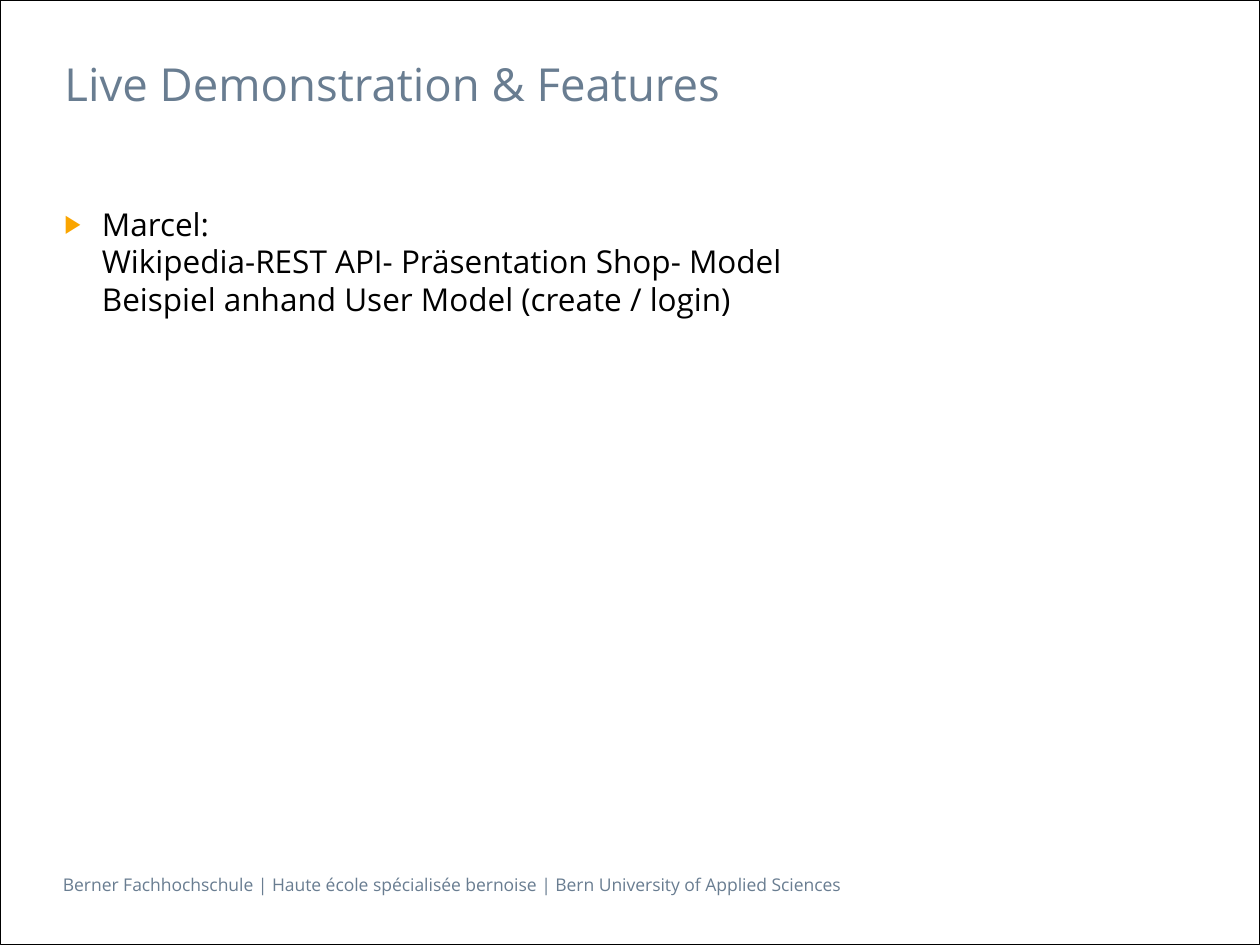
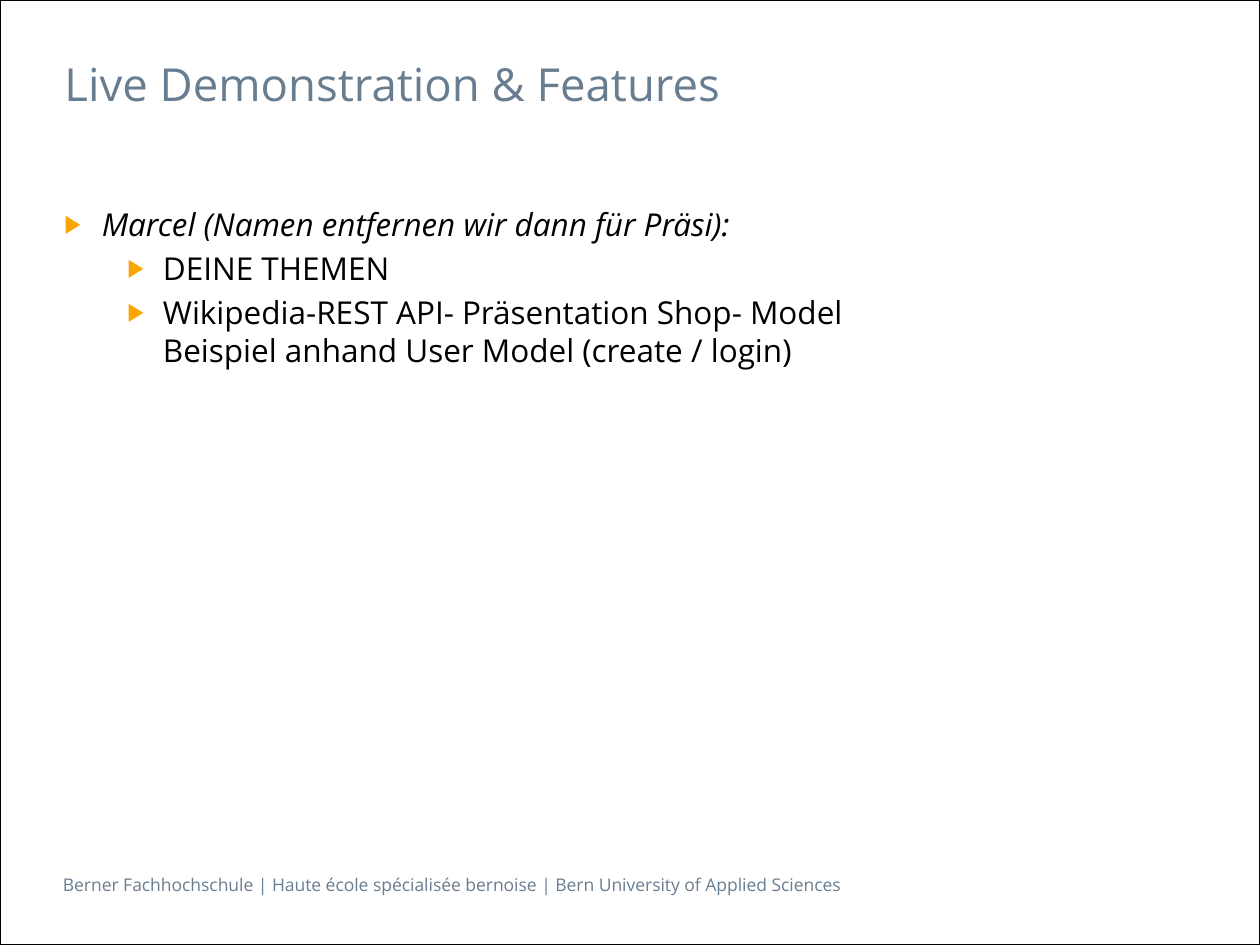
Before and after one commit to Makae/ch.bfh.bti7054.w2014.q.groot, a slide deck: slide 6 of trunk/doc/Presentation.pptx. Drawn at 1260x945 pixels with LibreOffice and Linux fonts; fonts in the diff are those of the drawing. Boxes give left, top, right and bottom in pixels: in the first picture for what was removed or moved away, otherwise in the second. Text is boxed around its words. In the diff, an @@ line names an element or a change of style, - is before the commit and + after.

```diff
--- a/trunk/doc/Presentation.pptx
+++ b/trunk/doc/Presentation.pptx
@@ text at <box>102,212,842,370</box>: text changed @@
-▶ Marcel:
-  Wikipedia-REST API- Präsentation Shop- Model
-  Beispiel anhand User Model (create / login)
+▶ Marcel (Namen entfernen wir dann für Präsi):
+  ▶ DEINE THEMEN
+  ▶ Wikipedia-REST API- Präsentation Shop- Model
+    Beispiel anhand User Model (create / login)
```
Also in this commit, not shown: 9 other slides changed, 1 slide added.
